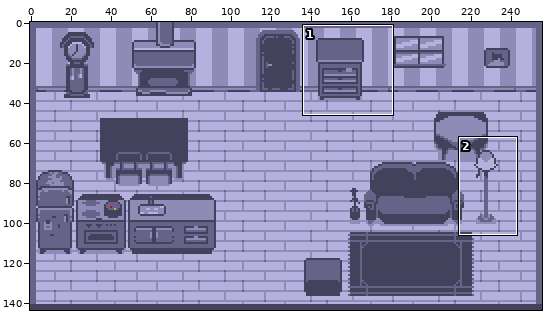
A sprite sheet gets an edit: Assets/Asset graphique/background.png. The first picture is a wide view before the edit; the outline marks the close-up.
Close-up. First the earlier version:
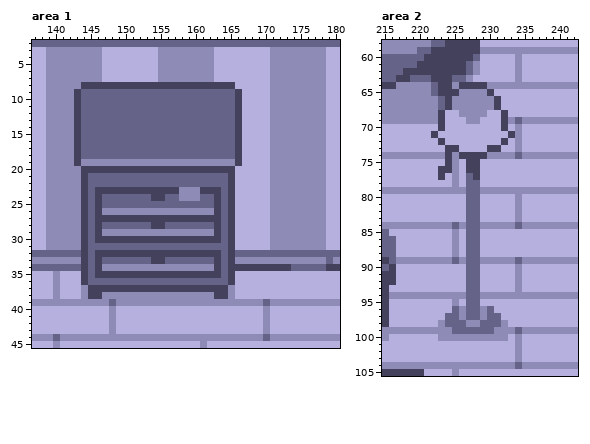
The file is 256x144 pixels. Shown: area 1: x 137..180, y 2..45; area 2: x 215..242, y 58..105.
After:
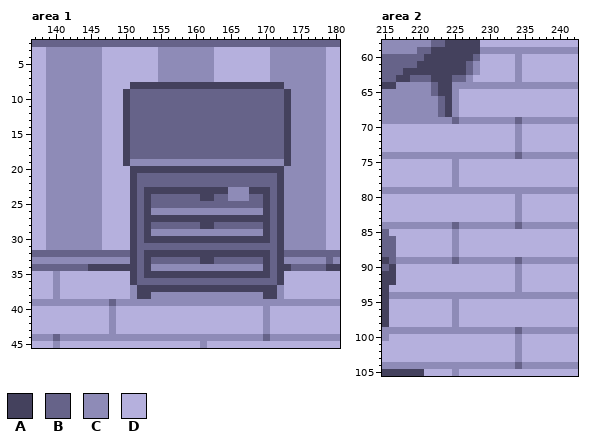
Palette (. is transparent): A #44415d  B #666389  C #8e8bb7  D #b5b0dd
The edit:
Changed rows in their new state; - is an unchanged pixel.
Area 1:
first column x 143:
 8 -CCCDDDD---------------AAAAAAA-
 9 CCCCDDDA---------------BBBBBBBA
10 CCCCDDDA---------------BBBBBBBA
11 CCCCDDDA---------------BBBBBBBA
12 CCCCDDDA---------------BBBBBBBA
13 CCCCDDDA---------------BBBBBBBA
14 CCCCDDDA---------------BBBBBBBA
15 CCCCDDDA---------------BBBBBBBA
16 CCCCDDDA---------------BBBBBBBA
17 CCCCDDDA---------------BBBBBBBA
18 CCCCDDDA---------------BBBBBBBA
19 C---DDDA---------------CCCCC--A
20 -CCCDDDD---------------AAAAAAA-
21 -CCCDDDDA-------------BBBBBBBA-
22 -CCCDDDDA-------------BBBBBBBA-
23 -CCCDDDD-B-----AAA---ACCCAAABA-
24 -CCCDDDDA-ABB--BBBAAB-CCCBBABA-
25 -CCCDDDDA-A---------B-BBBBBABA-
26 -CCCDDDDABA---------CCCCCCCABA-
27 -CCCDDDD-B-----------A-AAAAABA-
28 -CCCDDDDA-ABB-----AAB-BBBBBABA-
29 -CCCDDDDABA---------CCCCCCCABA-
30 -CCCDDDD-B-----------A-AAAAABA-
31 -CCCDDDDA-------------BBBBBBBA-
32 -B-BBBBB-B-----------A-AAAAA-A-
33 -CCCCCCCA-ABB-----AAB-BBBBBABA-
34 -BA-AAAAABA---------CCCCCCC-B--
35 -DDDDDDD-B-----------A-AAAAABA-
36 -DDDDDDDA-------------BBBBBBBA-
37 -DDDDDDDC-------------AAAAAAAC-
38 -DDDDDDD-AA---------CC-CCCCAAC-
39 ---------------------------C---
Area 2:
first column x 222:
 64 ----CCCC----
 65 ---CDDDDD---
 66 ----DDDDDD--
 67 ----DDDDDD--
 68 -BACDDDD--D-
 69 -CCBC--CCCC-
 70 -D--------D-
 71 D----------D
 72 -D--------D-
 73 --DD----DD--
 74 --C-CCCC----
 75 --D--DD-----
 76 -DD--DD-----
 77 -D---DD-----
 78 -----DD-----
 79 -----CC-----
 80 -----DD-----
 81 -----DD-----
 82 -----DD-----
 83 -----DD-----
 84 -----CC-----
 85 -----DD-----
 86 -----DD-----
 87 -----DD-----
 88 -----DD-----
 89 -----CC-----
 90 -----DD-----
 91 -----DD-----
 92 -----DD-----
 93 -----DD-----
 94 -----CC-----
 95 -----DD-----
 96 ---CDDDDD---
 97 --DCDDDDDD--
 98 -DDCDDDDDDD-
 99 ---CCCCCC---
100 -DDDDDDDDDD-
